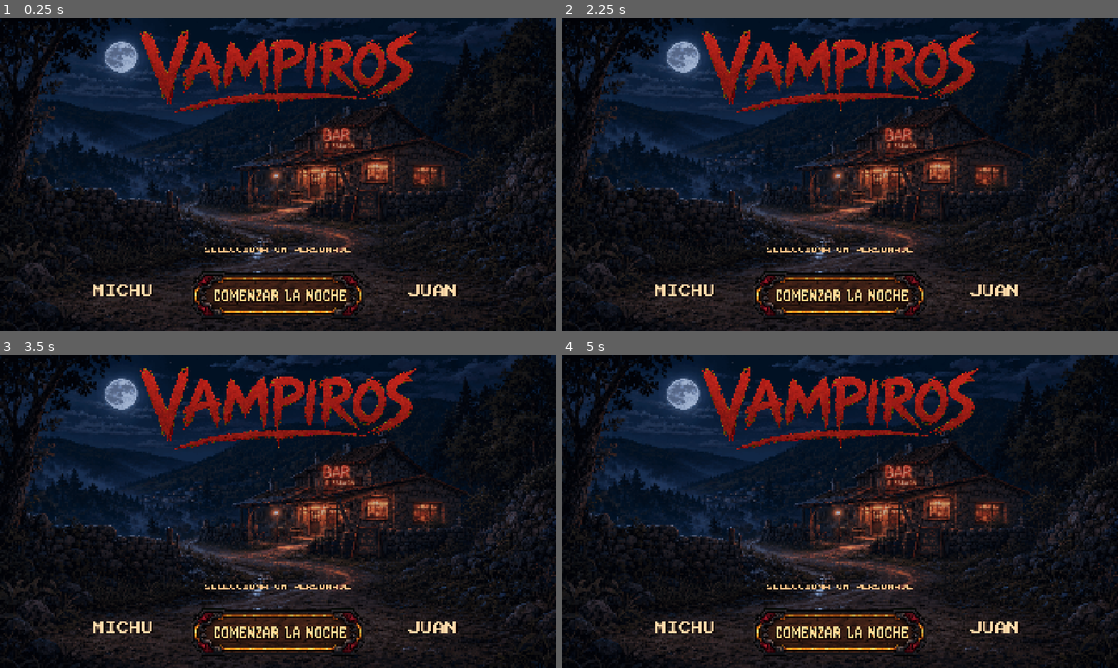
Above: before the commit, frames 1-4 (two rows, left to right).
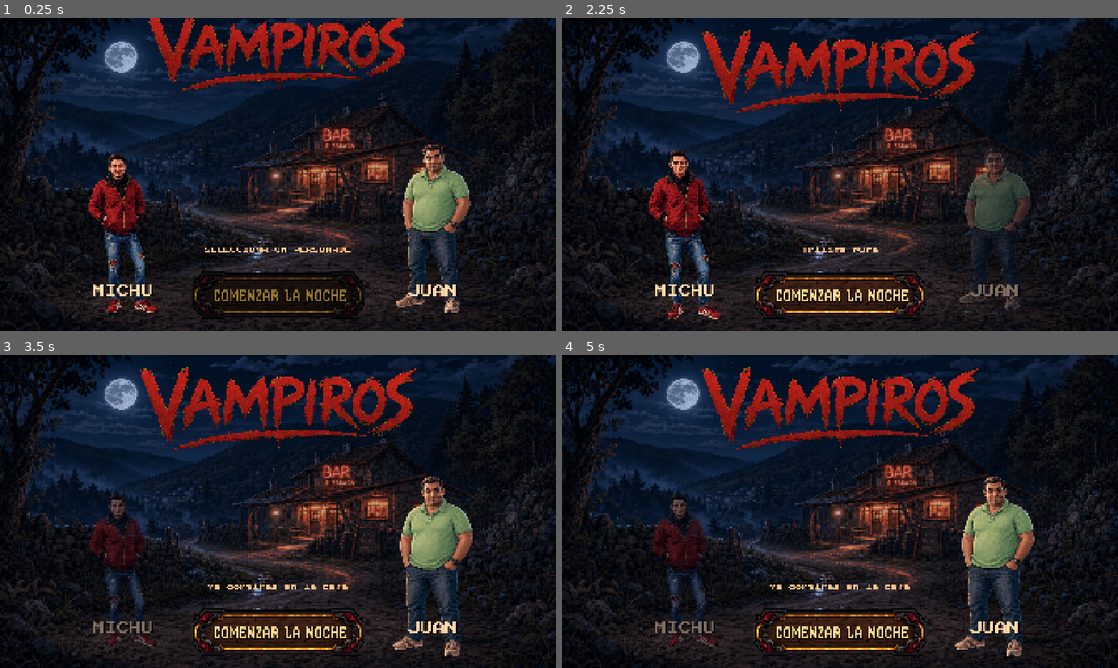
Above: after the commit, the same moments.

Repository: toxicomediante/vampiros
Game: Godot game, scene res://scenes/main.tscn
The game is run twice, just before and just after one commit, with the same random seed, the same clock (stepped at 60 frames per second) and the same inputs.
Inputs (mouse positions are in pixels of both pictures, inside the frame that each line leads up to):
- Up to frame 1 (0.25 s): no input
- Up to frame 2 (2.25 s): click (840, 296) at 0.52 s; click (840, 296) at 1.27 s; click (684, 212) at 2 s
- Up to frame 3 (3.5 s): click (433, 549) at 2.75 s
- Up to frame 4 (5 s): click (684, 549) at 3.5 s; click (995, 549) at 4.25 s

The runs differ from the first frame. In frame 1, 15% of the frame differs, in the area x 15-85%, y 0-96%; in frame 2, 5.5%; in frame 3, 6.1%; in frame 4, 6.0%.
Error before the commit: Invalid access to property or key 'stream' on a base object of type 'null instance'. (res://scripts/character_select.gd:21)

Commit message:
Integrate vaporwave horror theme

Diff:
--- a/scenes/main.tscn
+++ b/scenes/main.tscn
@@ -8,6 +8,7 @@
 [ext_resource type="Texture2D" path="res://assets/ui/start_button_hover.png" id="6_start_hover"]
 [ext_resource type="Texture2D" path="res://assets/ui/start_button_pressed.png" id="7_start_pressed"]
 [ext_resource type="Texture2D" path="res://assets/ui/start_button_disabled.png" id="8_start_disabled"]
+[ext_resource type="AudioStream" path="res://assets/audio/neon_blood_drive.ogg" id="9_music"]
 
 [sub_resource type="Theme" id="PixelTheme"]
 default_font = ExtResource("4_pixel_font")
@@ -22,6 +23,11 @@
 grow_vertical = 2
 theme = SubResource("PixelTheme")
 script = ExtResource("1_script")
+
+[node name="BackgroundMusic" type="AudioStreamPlayer" parent="."]
+stream = ExtResource("9_music")
+volume_db = -11.0
+autoplay = true
 
 [node name="Background" type="TextureRect" parent="."]
 layout_mode = 1
Not shown: 1 places in scenes/main.tscn that only renumber resources
